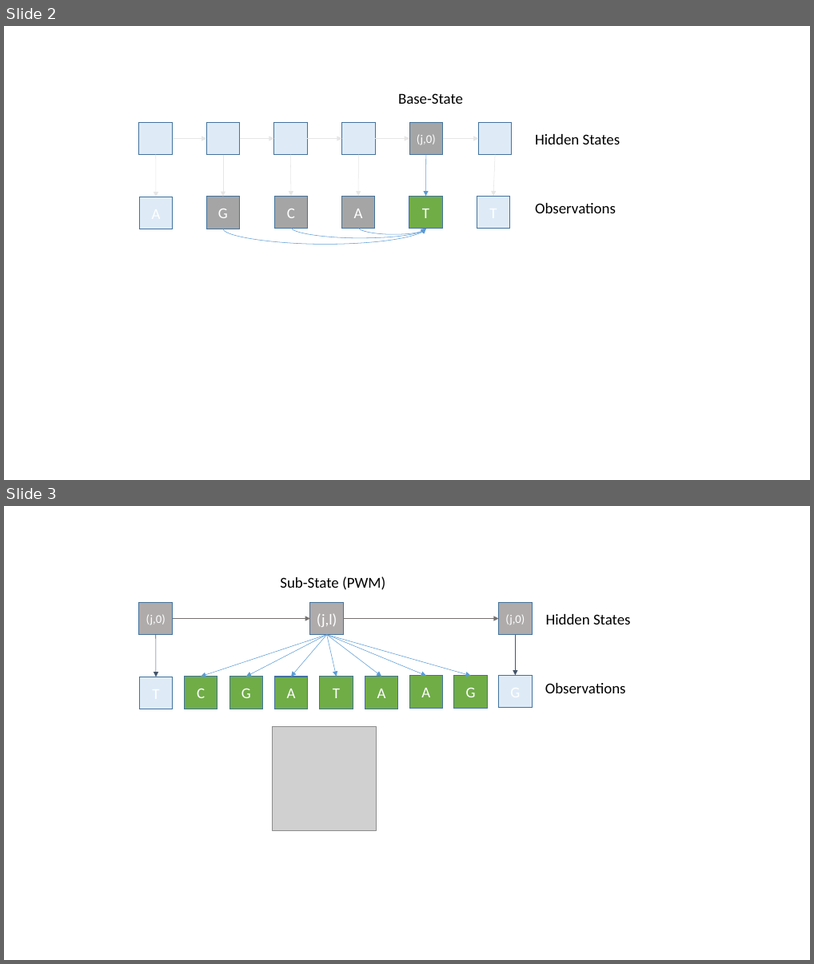
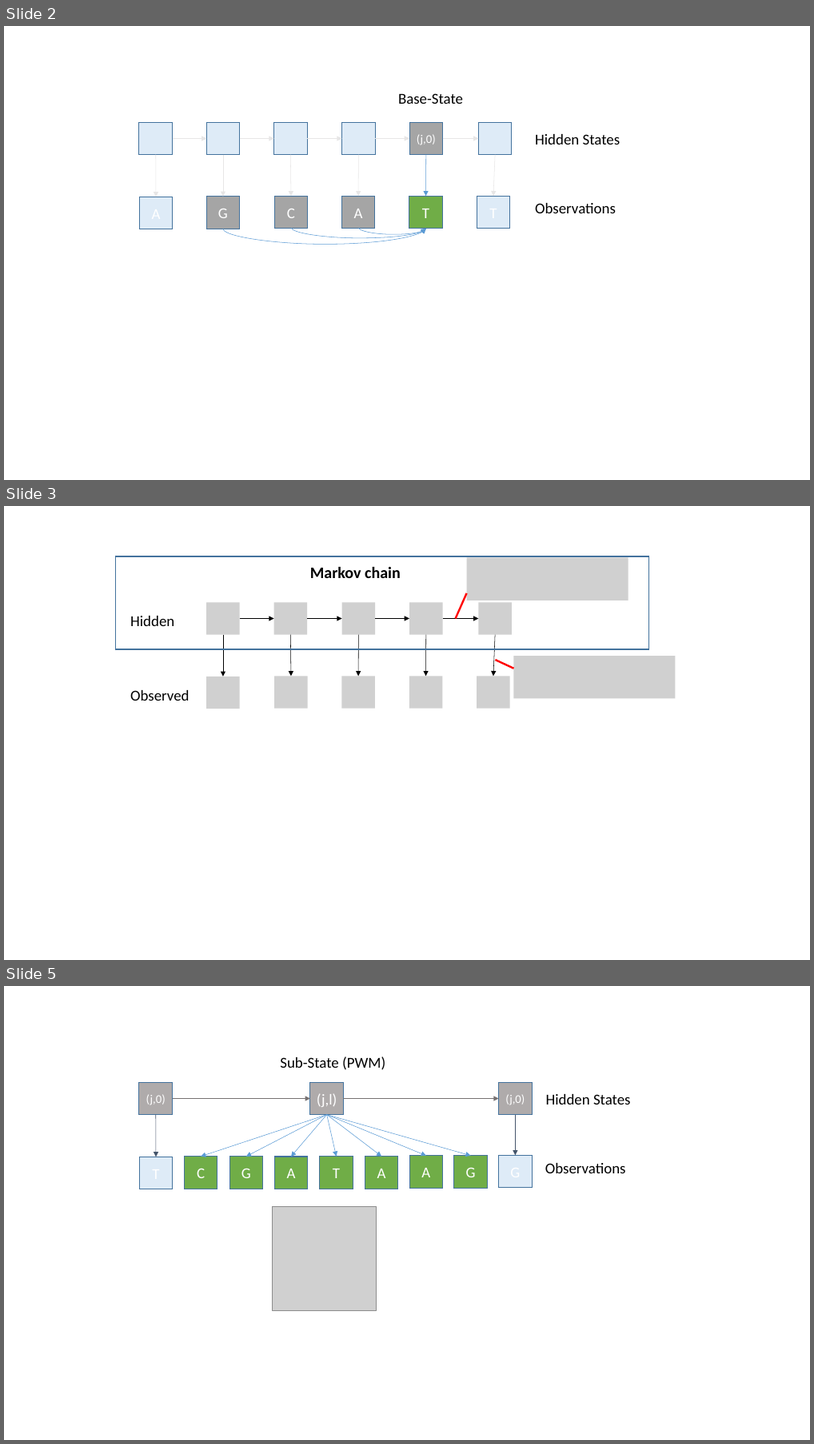
Before and after one commit to David-Taub/HOP-HMM, a slide deck: Help/Figures.pptx. Shown one above the other, each under a label of ours: slides 2 and 3 before the commit, slides 2, 3 and 5 after it; the slides between them are not shown. The pictures are 814x964 and 814x1444 pixels, drawn with LibreOffice and Linux fonts; fonts in the diff are those of the drawing; grey boxes stand for pictures. Boxes give left, top, right and bottom in pixels: in the first picture for what was removed or moved away, otherwise in the second. Text is boxed around its words. In the diff, an @@ line names an element or a change of style, - is before the commit and + after.

```diff
--- a/Help/Figures.pptx
+++ b/Help/Figures.pptx
@@ slide 3 added at (4,506,810,960), background #FFFFFF @@
@@ group added at (116,557,675,708): 12 pictures, 9 arrows, 3 texts, 2 lines, 1 rectangle @@
+Hidden
+Observed
+Markov chain
@@ what was slide 3 is now slide 5 @@
```
Also in this commit, not shown: 1 other slide added.
